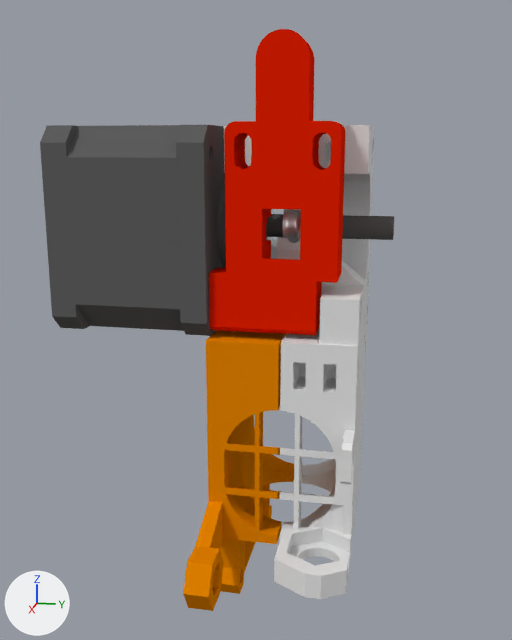
What one commit did to the Blender file Blender/Mk2 Extruder FOR MK8.blend.
One viewpoint serves both versions: a 50 mm lens placed at (154.0, 5.5, 17.1), pointed at (8.0, -23.7, -19.4). Lighting does not change. The marker at lower left points along +X, +Y and +Z.

Objects in the first picture: '003_STEPPER_MOTOR_Y', 'Extruder-Body', 'Extruder-Cover', 'Extruder-Idler'.
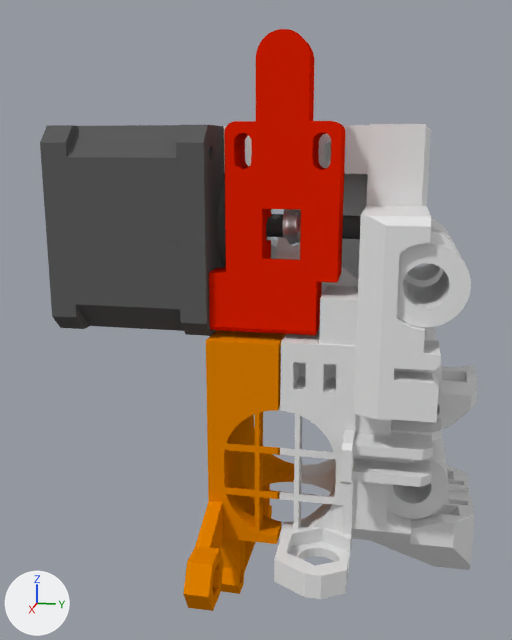
Location of each change, [x1, y1, x2, y2] in pixels of the pictures (512 x 640 px):
'X-Carriage', added: after [352, 124, 477, 570]
'iGUS.001', added: after [397, 231, 471, 327]
'iGUS.002', added: after [387, 437, 449, 519]
'iGUS.000', added: after [405, 219, 455, 287]

The change, as a list of edits to the scene's bpy script:
```text
Add me_x_carriage:
    me_x_carriage.from_pydata(...)  # 1897 vertices, 1036 faces; spans x -42.5..9.5, y -20.0..73.0, z 0.0..25.0
Add me_circle_010:
    me_circle_010.from_pydata(...)  # 256 vertices, 256 faces; spans x -7.5..7.5, y -7.5..7.5, z -10.0..10.0
Add ob_x_carriage:
    ob_x_carriage = bpy.data.objects.new('X-Carriage', me_x_carriage)
    ob_x_carriage.location = (-13.0, -1.1, -51.8)
    ob_x_carriage.rotation_euler = (1.571, 0.0, 3.142)  # degrees (90, 0, 180)
Add ob_igus_001:
    ob_igus_001 = bpy.data.objects.new('iGUS.001', me_circle_010)
    ob_igus_001.location = (18.0, 10.8, -6.8)
    ob_igus_001.rotation_euler = (1.571, 0.0, 1.571)  # degrees (90, 0, 90)
Add ob_igus_000:
    ob_igus_000 = bpy.data.objects.new('iGUS.000', me_circle_010.copy())
    ob_igus_000.location = (-8.6, 10.8, -6.8)
    ob_igus_000.rotation_euler = (1.571, 0.0, 1.571)  # degrees (90, 0, 90)
Add ob_igus_002:
    ob_igus_002 = bpy.data.objects.new('iGUS.002', me_circle_010.copy())
    ob_igus_002.location = (4.5, 10.8, -51.9)
    ob_igus_002.rotation_euler = (1.571, 0.0, 1.571)  # degrees (90, 0, 90)
```
